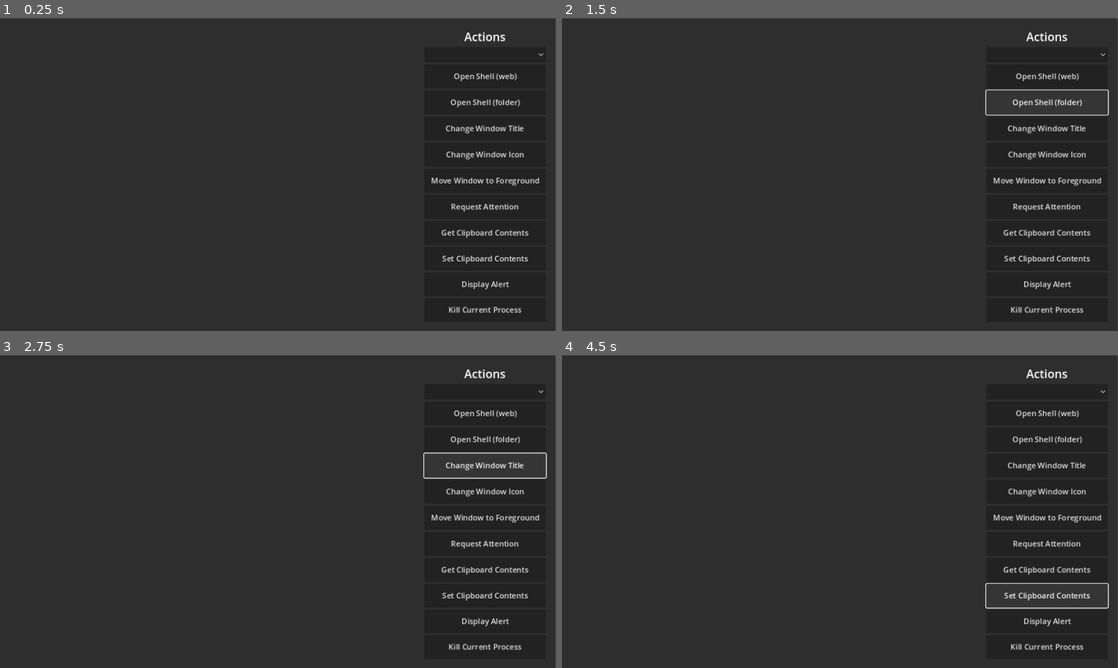
Above: before the commit, frames 1-4 (two rows, left to right).
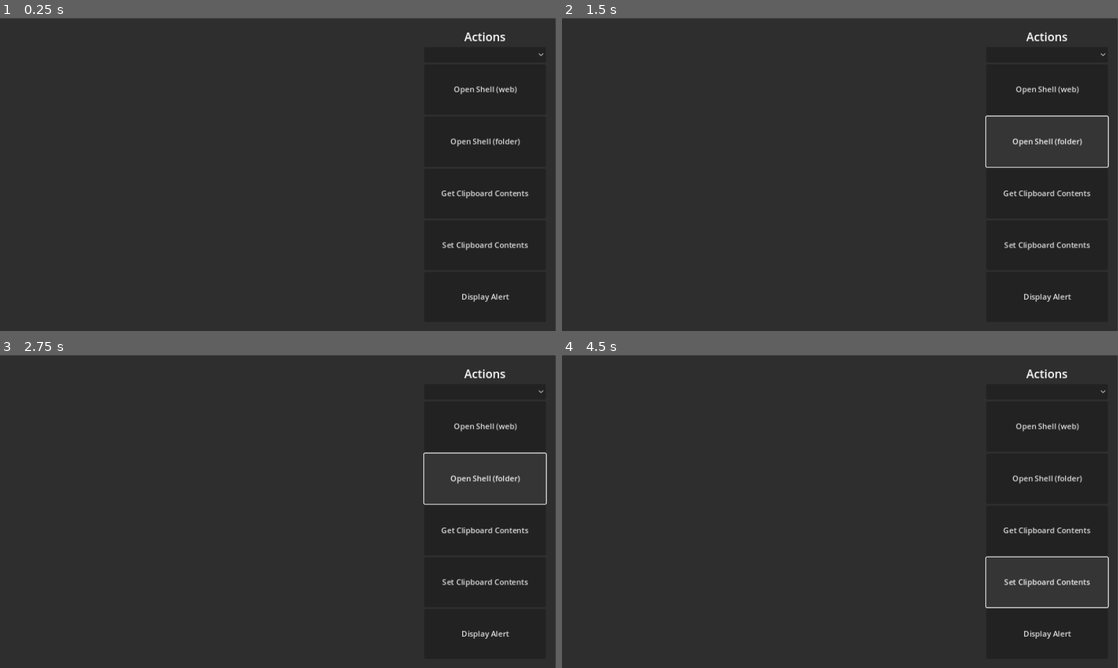
Above: after the commit, the same moments.

Repository: rcanzlovar/reddit-steamdeck
Game: Godot game, scene res://reddit-reader.tscn
Two runs of this game, one before a commit and one after it. Both use one fixed random seed, a clock stepped at 60 frames per second and the inputs below.
Inputs (mouse positions are in pixels of both pictures, inside the frame that each line leads up to):
- Up to frame 1 (0.25 s): no input
- Up to frame 2 (1.5 s): click "Open Shell (web)" at 0.5 s; click "Open Shell (folder)" at 1.25 s
- Up to frame 3 (2.75 s): click (483, 464) at 2 s, where only the run before the commit has a clickable "Change Window Title"
- Up to frame 4 (4.5 s): click "Get Clipboard Contents" at 2.75 s; click (1045, 492) at 3.5 s, where only the run before the commit has a clickable "Change Window Icon"; click "Set Clipboard Contents" at 4.25 s

The runs differ from the first frame. In frame 1, 2.4% of the frame differs, in the area x 77-97%, y 17-95%; in frame 2, 2.8%, in the area x 76-99%, y 17-95%; in frame 3, 2.5%; in frame 4, 2.6%.

Commit message:
more changes

Diff:
--- a/reddit-reader.gd
+++ b/reddit-reader.gd
@@ -90,7 +90,7 @@
 	}))
 
 func add_body(header: String) -> void:
-	rtl.append_text("\n[font_size=16][color=#eee
+	rtl.append_text("\n[font_size=20][color=#fff8
 	]{header}[/color][/font_size]\n\n".format({
 		header = header,
 	}))
--- a/reddit-reader.tscn
+++ b/reddit-reader.tscn
@@ -77,24 +77,28 @@
 text = "Open Shell (folder)"
 
 [node name="ChangeWindowTitle" type="Button" parent="HBoxContainer/Actions/GridContainer"]
+visible = false
 layout_mode = 2
 size_flags_horizontal = 3
 size_flags_vertical = 3
 text = "Change Window Title"
 
 [node name="ChangeWindowIcon" type="Button" parent="HBoxContainer/Actions/GridContainer"]
+visible = false
 layout_mode = 2
 size_flags_horizontal = 3
 size_flags_vertical = 3
 text = "Change Window Icon"
 
 [node name="MoveWindowToForeground" type="Button" parent="HBoxContainer/Actions/GridContainer"]
+visible = false
 layout_mode = 2
 size_flags_horizontal = 3
 size_flags_vertical = 3
 text = "Move Window to Foreground"
 
 [node name="RequestAttention" type="Button" parent="HBoxContainer/Actions/GridContainer"]
+visible = false
 layout_mode = 2
 size_flags_horizontal = 3
 size_flags_vertical = 3
@@ -147,6 +151,7 @@
 text = "Display Alert"
 
 [node name="KillCurrentProcess" type="Button" parent="HBoxContainer/Actions/GridContainer"]
+visible = false
 layout_mode = 2
 size_flags_horizontal = 3
 size_flags_vertical = 3
Not shown, changed: README-os_test.md
Not shown, added: README.md
